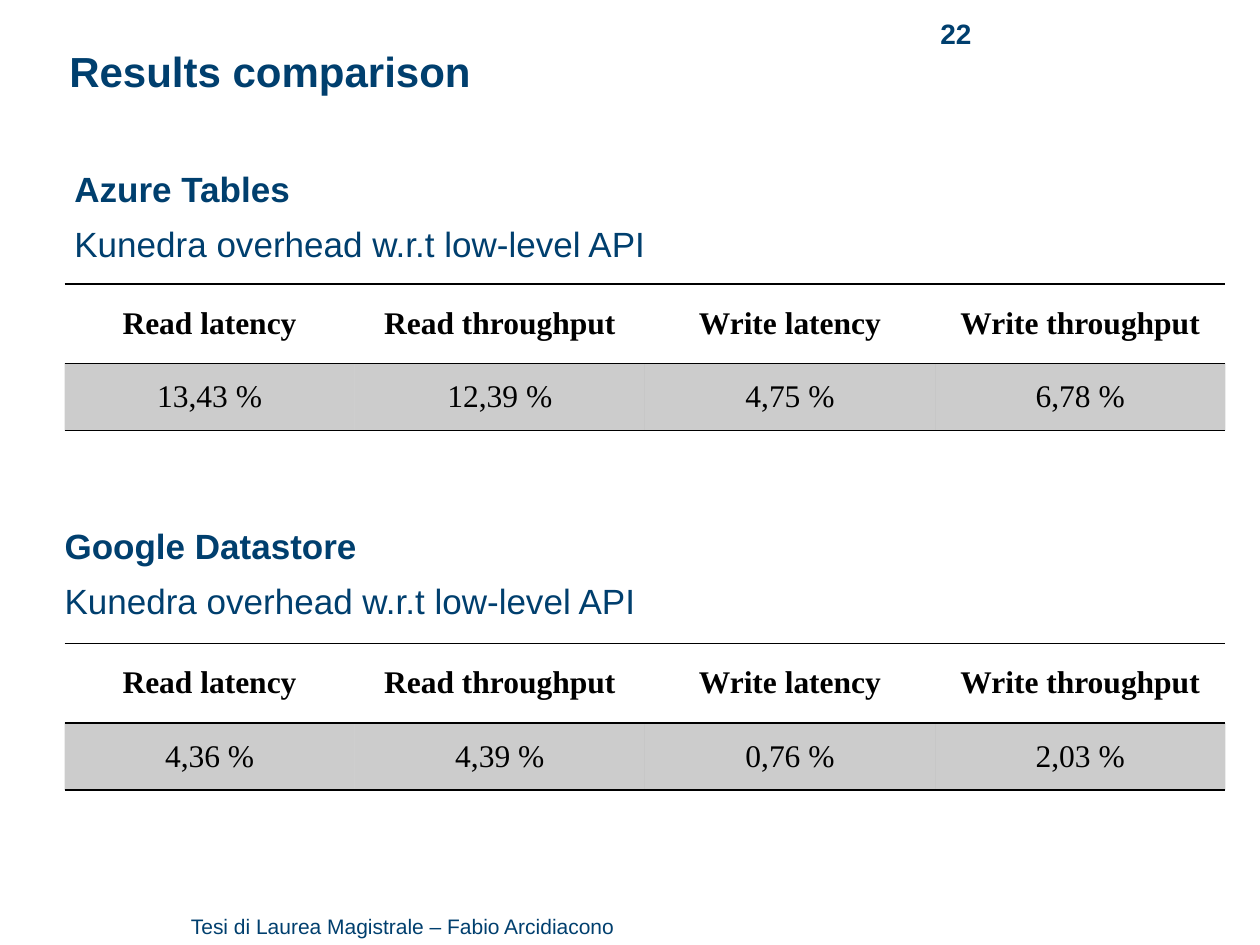
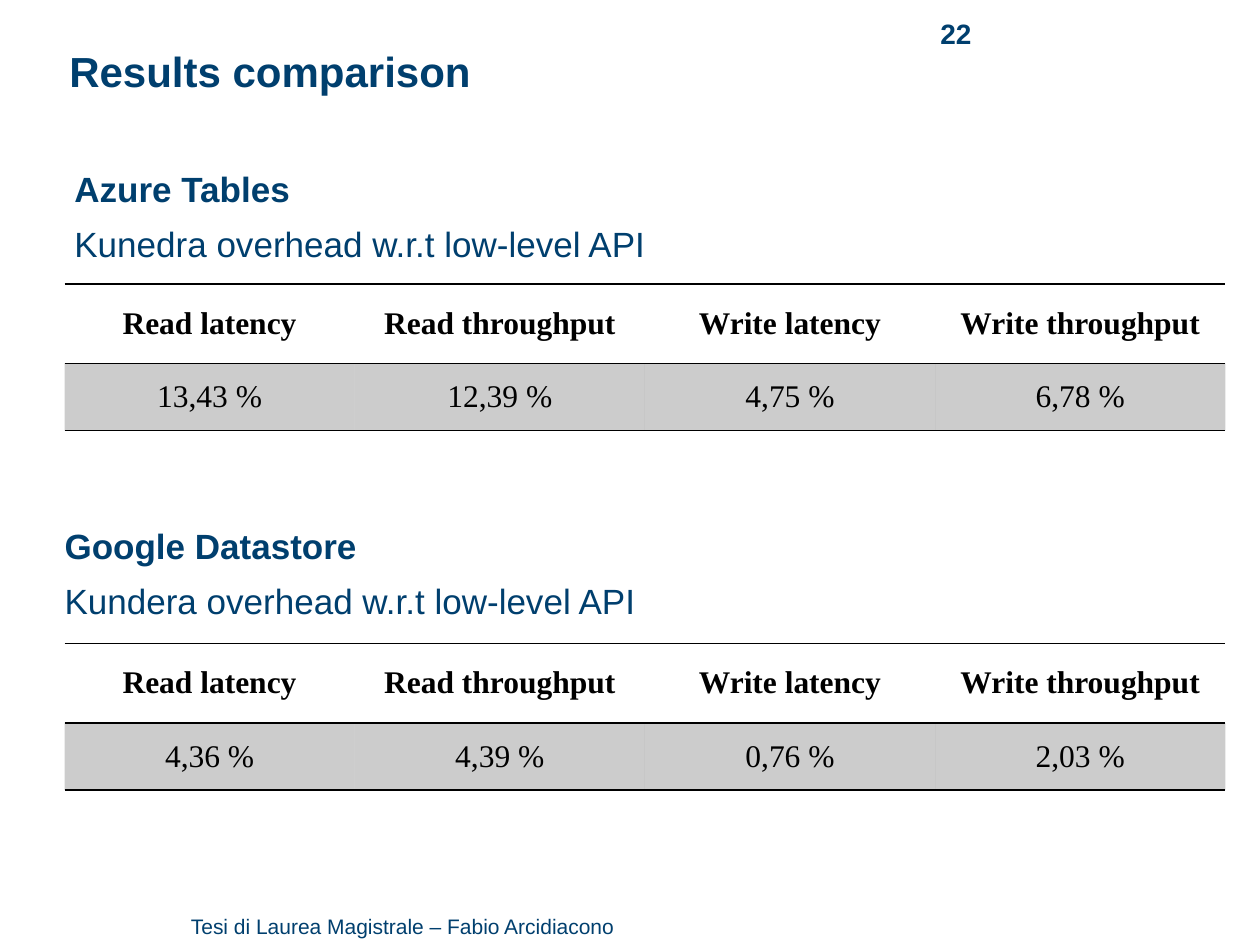
Before and after one commit to arci/thesis, a slide deck: slide 22 of presentation/ThesisPresentation.pptx. Drawn at 1260x945 pixels with LibreOffice and Linux fonts; fonts in the diff are those of the drawing; background and template pictures are left out. Boxes give left, top, right and bottom in pixels: in the first picture for what was removed or moved away, otherwise in the second. Text is boxed around its words. In the diff, an @@ line names an element or a change of style, - is before the commit and + after.

```diff
--- a/presentation/ThesisPresentation.pptx
+++ b/presentation/ThesisPresentation.pptx
@@ text at [65,533,635,615]: text changed @@
-Google Datastore
-Kunedra overhead w.r.t low-level API
+Google Datastore
+Kundera overhead w.r.t low-level API
```
Also in this commit, not shown: 13 other slides changed, 2 other files.
